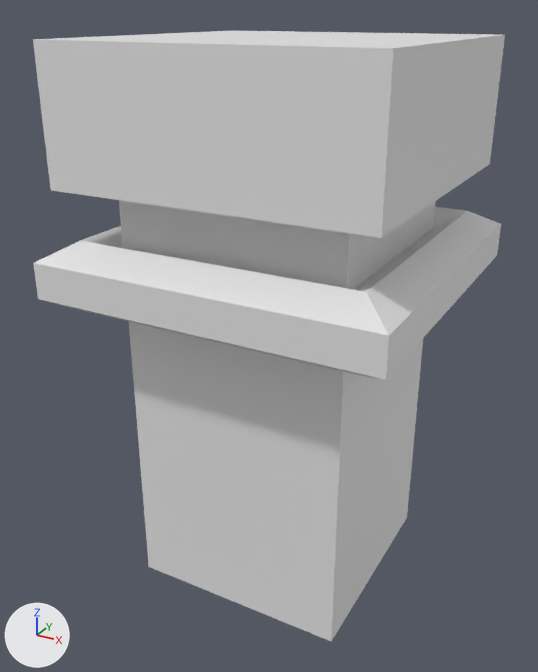
A saved change to the glTF model art/roblox/kit/M064/meshes/CanvasTentPeg.glb.
Camera for both pictures: a 50 mm lens placed at (0.799, -1.541, 0.731), pointed at (-0.032, -0.03, -0.025). Lighting does not change. The marker at lower left points along +X, +Y and +Z. The first picture is the older version. Vertices at exactly the same position are counted once.

Objects in the first picture: 'CanvasTentPeg'.
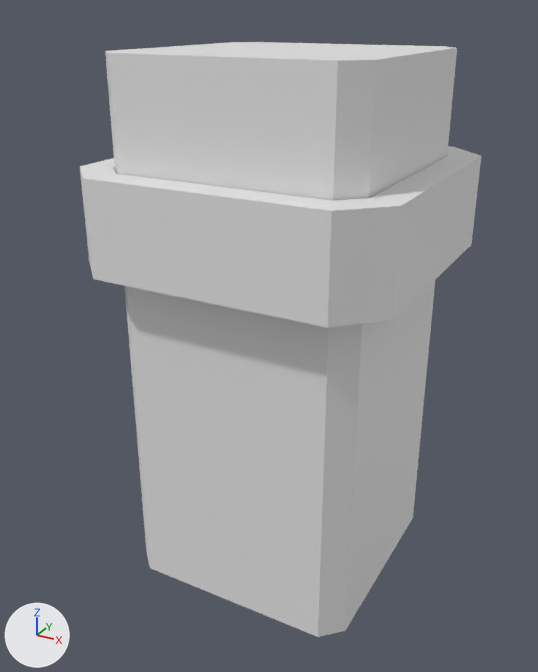
Boxes [x1, y1, x2, y2] around the edits, measured in the pictures (538 x 672 px):
'CanvasTentPeg', reshaped (15% narrower): before [33, 31, 505, 641]; after [80, 42, 481, 637]
part 1 of me_canvastentpeg, rebuilt: before [119, 200, 436, 641]; after [105, 42, 457, 637]
part 2 of me_canvastentpeg, added: after [80, 146, 481, 328]
part 3 of me_canvastentpeg, deleted: before [33, 31, 505, 380]

Patch to the scene script:
```diff
--- a/art/roblox/kit/M064/meshes/CanvasTentPeg.glb.py
+++ b/art/roblox/kit/M064/meshes/CanvasTentPeg.glb.py
@@ me_canvastentpeg @@
 # used by ob_canvastentpeg; location = (0.0, 0.0, 0.0)
-me_canvastentpeg.from_pydata(...)  # 64 vertices, 120 faces; spans x -0.414..0.414, y -0.414..0.414, z -0.675..0.675
+me_canvastentpeg.from_pydata(...)  # 48 vertices, 92 faces; spans x -0.374..0.374, y -0.374..0.374, z -0.65..0.65
+# me_canvastentpeg part 1: the loose piece of 8 vertices spanning x -0.275..0.275, y -0.275..0.275, z -0.675..0.385 is rebuilt with 16 vertices and now spans x -0.3..0.3, y -0.3..0.3, z -0.65..0.65
+# me_canvastentpeg part 2: a new loose piece of 32 vertices spanning x -0.374..0.374, y -0.374..0.374, z 0.19..0.41
+# me_canvastentpeg part 3
+# 56 vertices are removed from x -0.414..0.414, y -0.414..0.414, z 0.09..0.675
+# 108 faces are deleted
```
